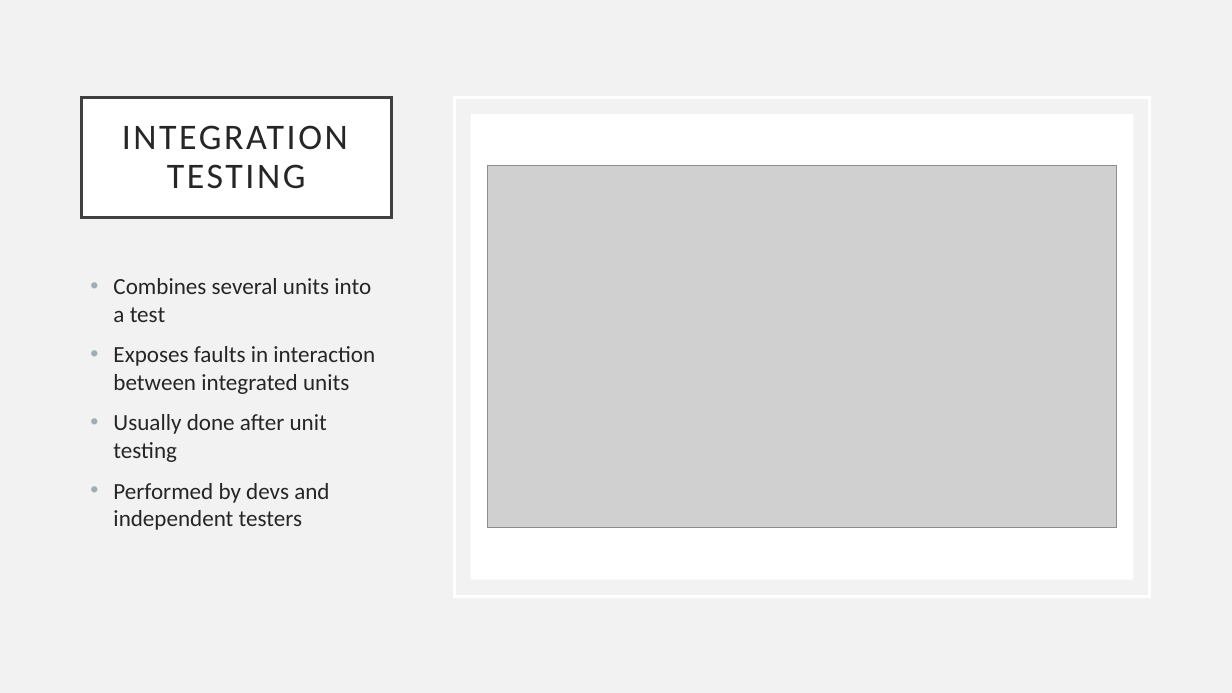
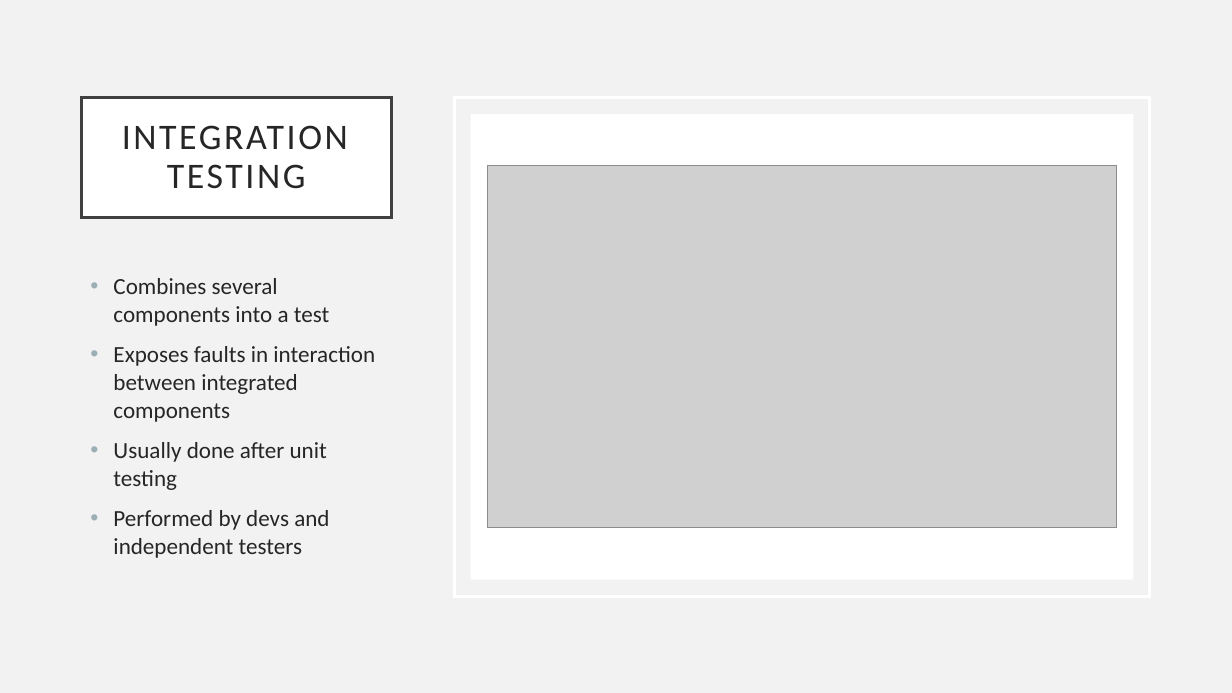
Before and after one commit to diarmuidoconnor/ewd-module-2025, a slide deck: slide 7 of topic12/talk-1/Testing-Web-APIs.pptx. Drawn at 1232x693 pixels with LibreOffice and Linux fonts; fonts in the diff are those of the drawing; grey boxes stand for pictures. Boxes give left, top, right and bottom in pixels: in the first picture for what was removed or moved away, otherwise in the second. Text is boxed around its words. In the diff, an @@ line names an element or a change of style, - is before the commit and + after.

```diff
--- a/topic12/talk-1/Testing-Web-APIs.pptx
+++ b/topic12/talk-1/Testing-Web-APIs.pptx
@@ text at <box>113,278,375,422</box>: text changed @@
-• Combines several units into a test
-• Exposes faults in interaction between integrated units
+• Combines several components into a test
+• Exposes faults in interaction between integrated components
```
Also in this commit, not shown: 4 other slides changed, 6 other files.
